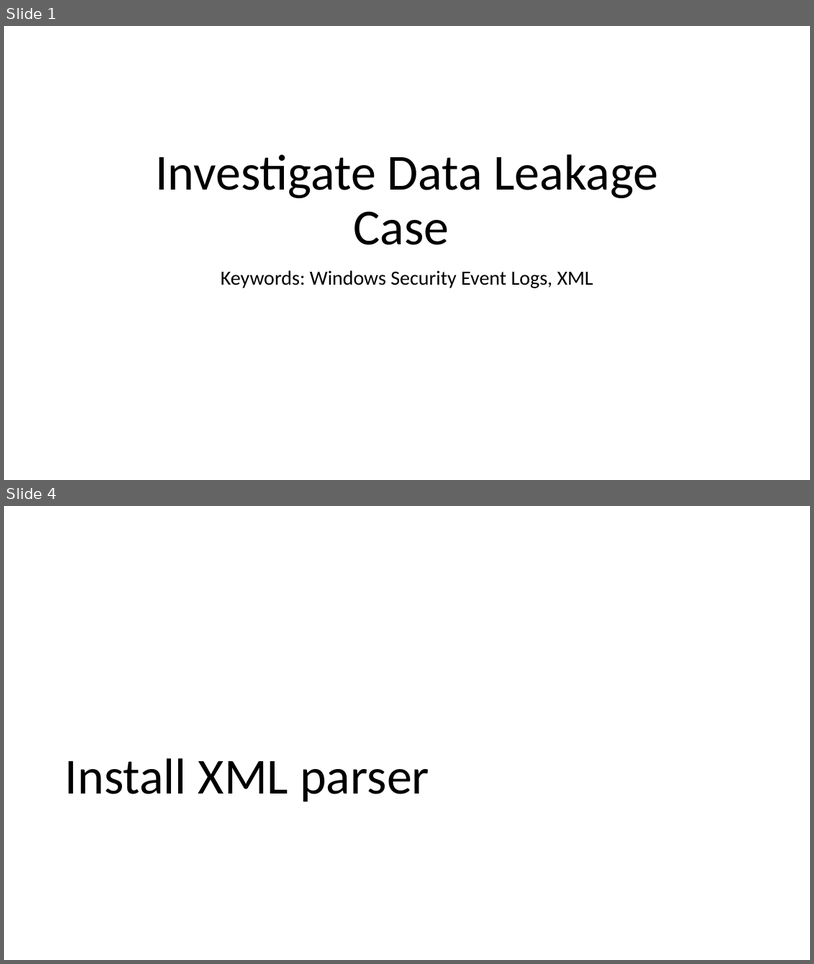
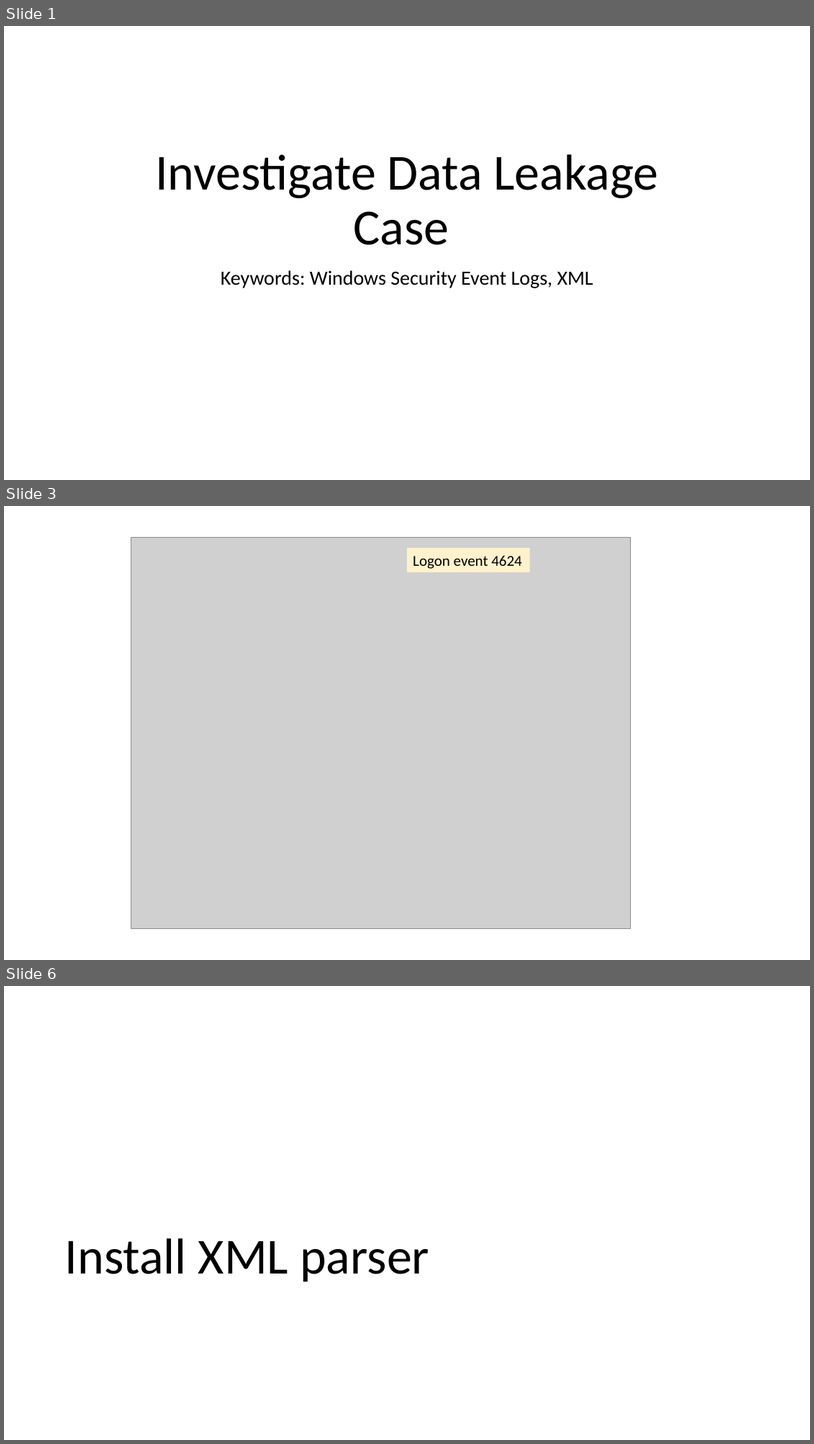
Before and after one commit to frankwxu/digital-forensics-lab, a slide deck: NIST_Data_Leakage_Case/NIST_Data_Leakage_02._WinEvt_XML.pptx. Shown one above the other, each under a label of ours: slides 1 and 4 before the commit, slides 1, 3 and 6 after it; the slides between them are not shown. The pictures are 814x964 and 814x1444 pixels, drawn with LibreOffice and Linux fonts; fonts in the diff are those of the drawing; grey boxes stand for pictures; background and template pictures are left out. Boxes give left, top, right and bottom in pixels: in the first picture for what was removed or moved away, otherwise in the second. Text is boxed around its words. In the diff, an @@ line names an element or a change of style, - is before the commit and + after.

```diff
--- a/NIST_Data_Leakage_Case/NIST_Data_Leakage_02._WinEvt_XML.pptx
+++ b/NIST_Data_Leakage_Case/NIST_Data_Leakage_02._WinEvt_XML.pptx
@@ slide 3 added at [4,506,810,960], background #FFFFFF @@
@@ picture added at [131,538,631,929] @@
@@ rectangle added at [407,548,530,572], fill #FFF2CC, 18 pt, text #000000 @@
+Logon event 4624
@@ what was slide 4 is now slide 6 @@
```
Also in this commit, not shown: 2 slides changed, 1 other slide added, 1 other file.
